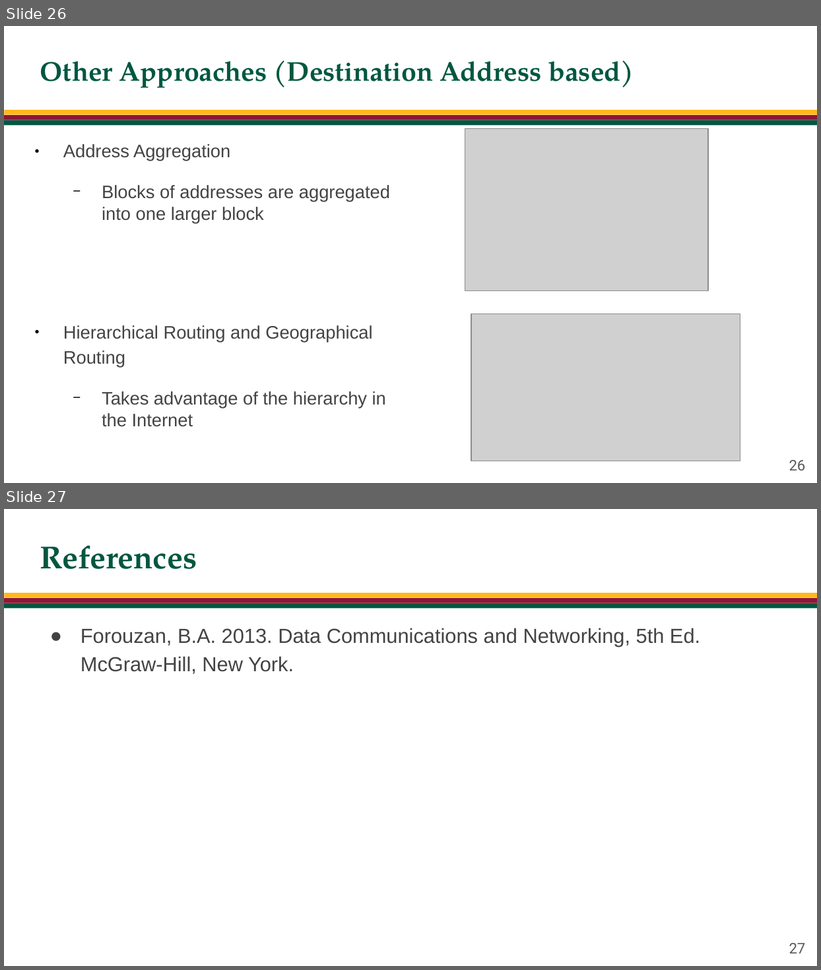
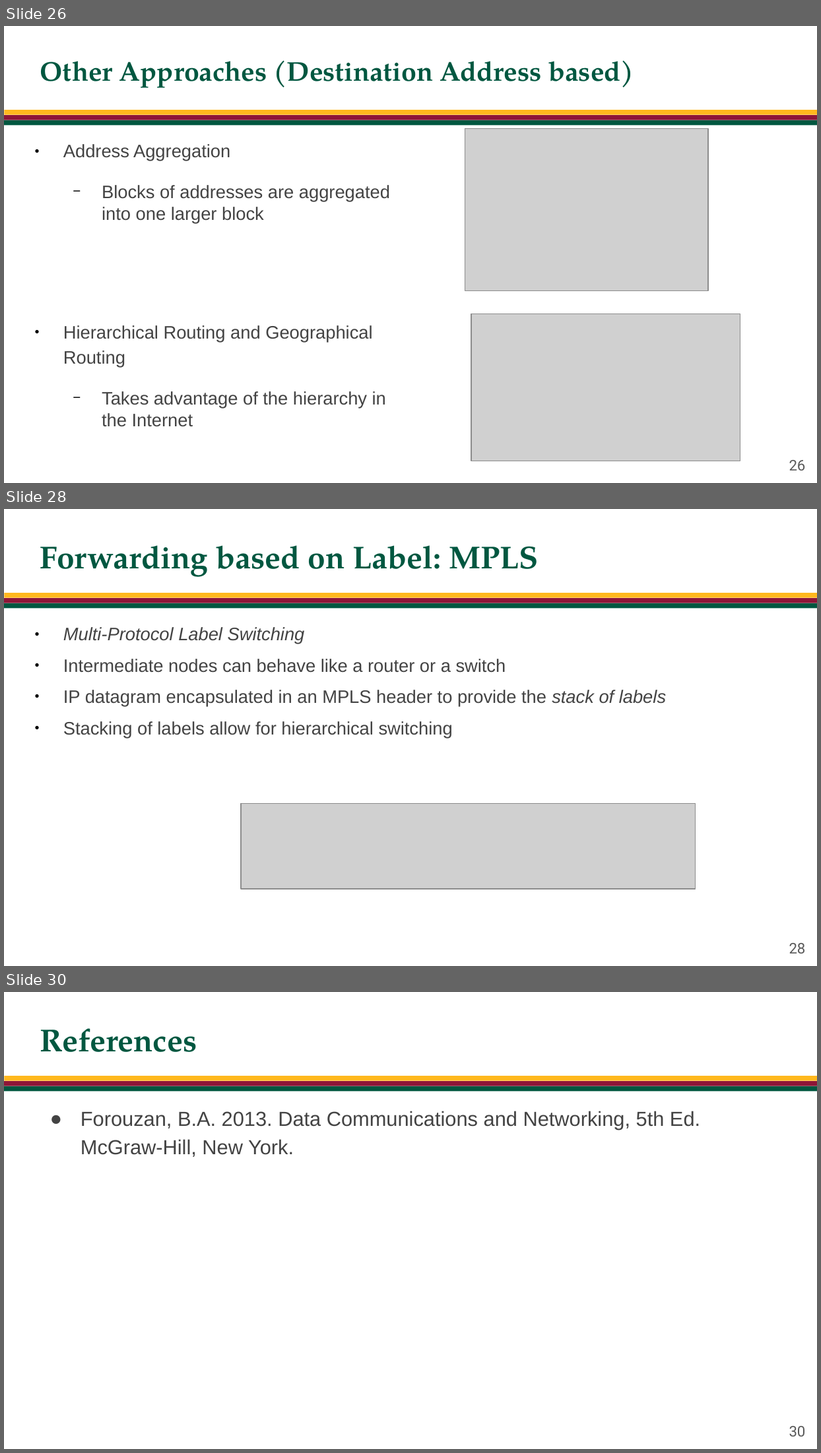
Before and after one commit to jachermocilla/extra-course-materials, a slide deck: cmsc137/slides-rsm/CMSC 137 - 21 - Routing.odp. Shown one above the other, each under a label of ours: slides 26 and 27 before the commit, slides 26, 28 and 30 after it; the slides between them are not shown. The pictures are 821x970 and 821x1453 pixels, drawn with LibreOffice and Linux fonts; fonts in the diff are those of the drawing; grey boxes stand for pictures; background and template pictures are left out. Boxes give left, top, right and bottom in pixels: in the first picture for what was removed or moved away, otherwise in the second. Text is boxed around its words. In the diff, an @@ line names an element or a change of style, - is before the commit and + after.

```diff
--- a/cmsc137/slides-rsm/CMSC 137 - 21 - Routing.odp
+++ b/cmsc137/slides-rsm/CMSC 137 - 21 - Routing.odp
@@ slide 28 added at (x1=4, y1=509, x2=817, y2=966), background #FFFFFF; not listed: 3 template elements that a slide beside it also shows @@
@@ title added at (x1=40, y1=545, x2=539, y2=577), 28 pt, text #005740, bold @@
+Forwarding based on Label: MPLS
@@ text added at (x1=63, y1=627, x2=666, y2=738), 16 pt, text #434343 @@
+● Multi-Protocol Label Switching
+● Intermediate nodes can behave like a router or a switch
+● IP datagram encapsulated in an MPLS header to provide the stack of labels
+● Stacking of labels allow for hierarchical switching
@@ picture added at (x1=241, y1=803, x2=695, y2=890) @@
@@ page number added at (x1=789, y1=943, x2=806, y2=954), 13 pt, text #595959 @@
+28
@@ what was slide 27 is now slide 30 @@
@@ page number at (x1=789, y1=1426, x2=806, y2=1437): text changed @@
-27
+30
```
Also in this commit, not shown: 2 slides changed, 2 other slides added, 1 other file.
